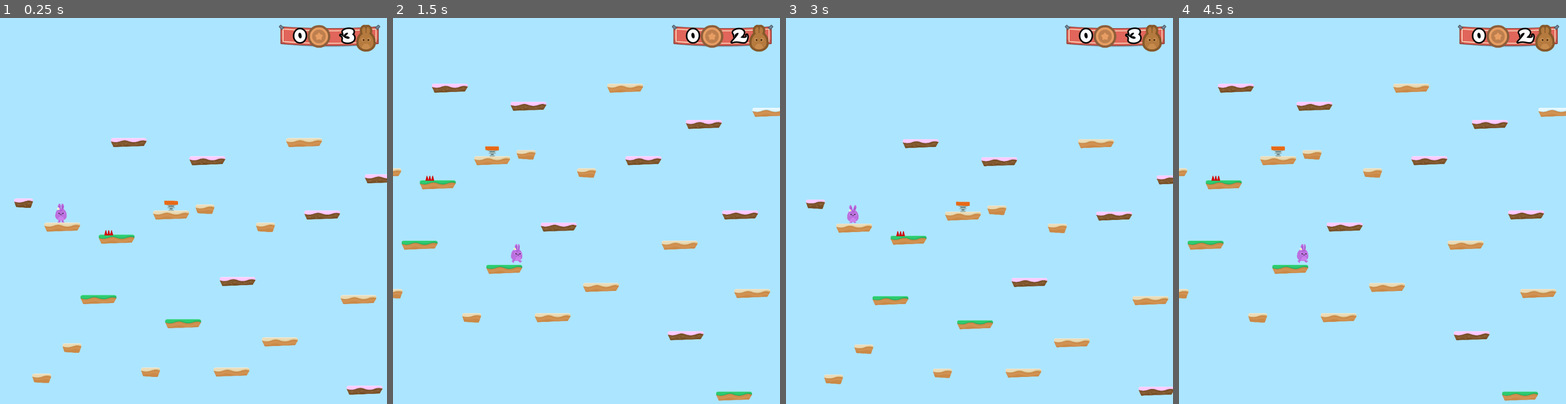
Above: before the commit, frames 1-4 (left to right).
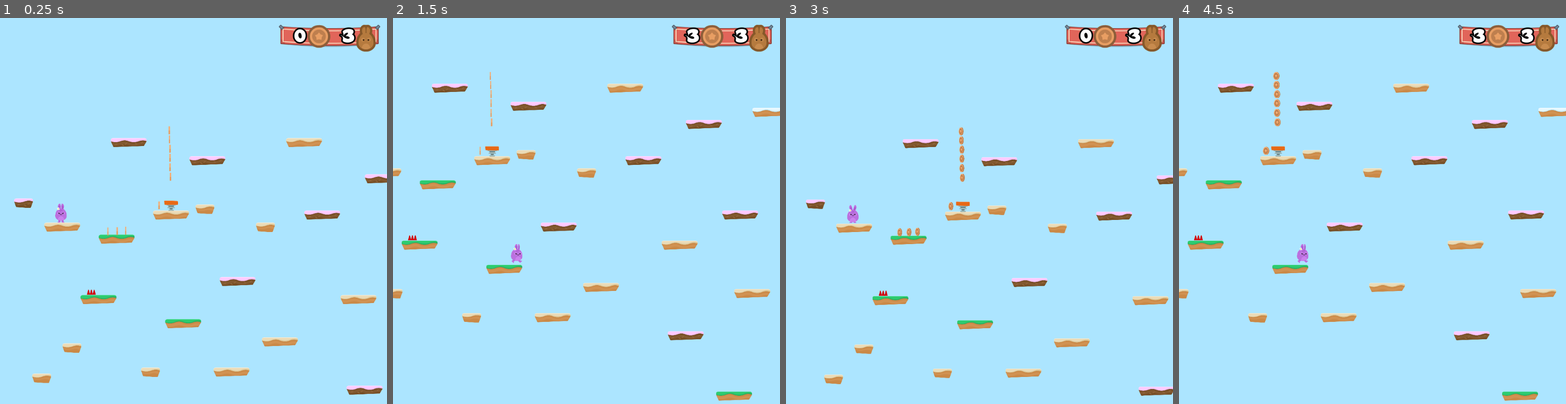
Above: after the commit, the same moments.

Repository: yottaawesome/godot-playground
Game: Godot game, scene res://Levels/Level1.tscn
Same seed, same stepped clock (60 frames per second), same inputs: the game is played once before the commit and once after it.
Inputs (mouse positions are in pixels of both pictures, inside the frame that each line leads up to):
- Up to frame 1 (0.25 s): no input
- Up to frame 2 (1.5 s): hold D (right) from 0.53 s (still down); tap W (jump) at 0.77 s
- Up to frame 3 (3 s): tap W (jump) at 1.52 s; release D (right) at 2.03 s; hold A (left) 2.03-2.75 s; click (1049, 241) at 2.75 s
- Up to frame 4 (4.5 s): hold D (right) from 3.53 s (still down); tap W (jump) at 3.77 s

The runs differ from the first frame. In frame 1, 0.1% of the frame differs, in the area x 22-45%, y 28-72%; in frame 2, 0.3%; in frame 3, 0.3%; in frame 4, 0.5%, in the area x 3-92%, y 2-58%.

Commit message:
Add coins!

Diff:
--- a/src/Hoppy Days/GUI/GUI.gd
+++ b/src/Hoppy Days/GUI/GUI.gd
@@ -1,8 +1,10 @@
 extends CanvasLayer
+
 
 func _ready():
 	pass
 
 
-func update_lives(lives_left):
+func update_gui(lives_left, coins):
 	$Control/TextureRect/HBoxContainer/LifeCount.text = str(lives_left)
+	$Control/TextureRect/HBoxContainer/CoinCount.text = str(coins)
--- /dev/null
+++ b/src/Hoppy Days/Items/Coin.gd
@@ -0,0 +1,14 @@
+extends Node2D
+
+var taken = false
+
+func _on_Area2D_body_entered(body):
+	if not taken:
+		taken = true
+		$AnimationPlayer.play("Die")
+		$AudioStreamPlayer2D.play()
+		#$Area2D/CollisionShape2D.set_disabled(true)
+		get_tree().call_group("Gamestate", "coin_up")
+
+func die():
+	queue_free()
--- /dev/null
+++ b/src/Hoppy Days/Items/Coin.tscn
@@ -0,0 +1,71 @@
+[gd_scene load_steps=10 format=2]
+
+[ext_resource path="res://GFX/Items/bronze_4.png" type="Texture" id=1]
+[ext_resource path="res://SFX/coin_SFX.wav" type="AudioStream" id=2]
+[ext_resource path="res://GFX/Items/bronze_3.png" type="Texture" id=3]
+[ext_resource path="res://GFX/Items/bronze_2.png" type="Texture" id=4]
+[ext_resource path="res://GFX/Items/bronze_1.png" type="Texture" id=5]
+[ext_resource path="res://Items/Coin.gd" type="Script" id=6]
+
+[sub_resource type="SpriteFrames" id=1]
+animations = [ {
+"frames": [ ExtResource( 5 ), ExtResource( 4 ), ExtResource( 3 ), ExtResource( 1 ), ExtResource( 3 ), ExtResource( 4 ) ],
+"loop": true,
+"name": "spin",
+"speed": 10.0
+} ]
+
+[sub_resource type="CircleShape2D" id=2]
+radius = 42.6359
+
+[sub_resource type="Animation" id=3]
+resource_name = "Die"
+length = 0.5
+tracks/0/type = "value"
+tracks/0/path = NodePath(".:scale")
+tracks/0/interp = 1
+tracks/0/loop_wrap = true
+tracks/0/imported = false
+tracks/0/enabled = true
+tracks/0/keys = {
+"times": PoolRealArray( 0, 0.2, 0.5 ),
+"transitions": PoolRealArray( 1, 1, 1 ),
+"update": 0,
+"values": [ Vector2( 1, 1 ), Vector2( 1.5, 1.5 ), Vector2( 0.01, 0.01 ) ]
+}
+tracks/1/type = "method"
+tracks/1/path = NodePath(".")
+tracks/1/interp = 1
+tracks/1/loop_wrap = true
+tracks/1/imported = false
+tracks/1/enabled = true
+tracks/1/keys = {
+"times": PoolRealArray( 0.5 ),
+"transitions": PoolRealArray( 1 ),
+"values": [ {
+"args": [  ],
+"method": "die"
+} ]
+}
+
+[node name="Coin" type="Node2D"]
+script = ExtResource( 6 )
+
+[node name="AnimatedSprite" type="AnimatedSprite" parent="."]
+frames = SubResource( 1 )
+animation = "spin"
+frame = 1
+playing = true
+
+[node name="Area2D" type="Area2D" parent="."]
+collision_layer = 8
+
+[node name="CollisionShape2D" type="CollisionShape2D" parent="Area2D"]
+shape = SubResource( 2 )
+
+[node name="AudioStreamPlayer2D" type="AudioStreamPlayer2D" parent="."]
+stream = ExtResource( 2 )
+
+[node name="AnimationPlayer" type="AnimationPlayer" parent="."]
+anims/Die = SubResource( 3 )
+[connection signal="body_entered" from="Area2D" to="." method="_on_Area2D_body_entered"]
--- a/src/Hoppy Days/Levels/GameState.gd
+++ b/src/Hoppy Days/Levels/GameState.gd
@@ -1,6 +1,8 @@
 extends Node2D
 
 var lives = 3
+var coins = 0
+var target_number_of_coins = 10
 
 func _ready():
 	add_to_group("Gamestate")
@@ -15,7 +17,18 @@
 	update_GUI()
 
 func update_GUI():
-	get_tree().call_group("GUI", "update_lives", lives)
+	get_tree().call_group("GUI", "update_gui", lives, coins)
+
+func coin_up():
+	coins += 1
+	get_tree().call_group("GUI", "update_gui", lives, coins)
+	var multiple_of_coins = (coins % target_number_of_coins) == 0
+	if multiple_of_coins:
+		life_up()
+
+func life_up():
+	lives += 1
+	update_GUI()
 
 
 func end_game():
--- a/src/Hoppy Days/Levels/Level1.tscn
+++ b/src/Hoppy Days/Levels/Level1.tscn
@@ -7,6 +7,7 @@
 [ext_resource path="res://Levels/GameState.gd" type="Script" id=5]
 [ext_resource path="res://Items/JumpPad.tscn" type="PackedScene" id=6]
 [ext_resource path="res://GUI/GUI.tscn" type="PackedScene" id=7]
+[ext_resource path="res://Items/Coin.tscn" type="PackedScene" id=8]
 
 [node name="Level1" type="Node2D"]
 script = ExtResource( 5 )
@@ -25,7 +26,7 @@
 [node name="Hazards" type="Node" parent="."]
 
 [node name="SpikeTop" parent="Hazards" instance=ExtResource( 3 )]
-position = Vector2( 1001.31, 425.736 )
+position = Vector2( 817.362, 1055.7 )
 
 [node name="JumpPads" type="Node" parent="."]
 
@@ -38,4 +39,36 @@
 
 [node name="GUI" parent="." instance=ExtResource( 7 )]
 
+[node name="Coins" type="Node" parent="."]
+
+[node name="Coin" parent="Coins" instance=ExtResource( 8 )]
+position = Vector2( 1180.88, 404.33 )
+
+[node name="Coin2" parent="Coins" instance=ExtResource( 8 )]
+position = Vector2( 1090.17, 409.37 )
+
+[node name="Coin3" parent="Coins" instance=ExtResource( 8 )]
+position = Vector2( 991.894, 411.89 )
+
+[node name="Coin4" parent="Coins" instance=ExtResource( 8 )]
+position = Vector2( 1533.66, 134.707 )
+
+[node name="Coin5" parent="Coins" instance=ExtResource( 8 )]
+position = Vector2( 1654.61, -167.674 )
+
+[node name="Coin6" parent="Coins" instance=ExtResource( 8 )]
+position = Vector2( 1649.57, -268.468 )
+
+[node name="Coin7" parent="Coins" instance=ExtResource( 8 )]
+position = Vector2( 1649.57, -369.261 )
+
+[node name="Coin8" parent="Coins" instance=ExtResource( 8 )]
+position = Vector2( 1649.57, -465.015 )
+
+[node name="Coin9" parent="Coins" instance=ExtResource( 8 )]
+position = Vector2( 1644.53, -563.289 )
+
+[node name="Coin10" parent="Coins" instance=ExtResource( 8 )]
+position = Vector2( 1642.01, -659.043 )
+
 [editable path="Player"]
Not shown: 1 places in src/Hoppy Days/Levels/Level1.tscn that only renumber resources
